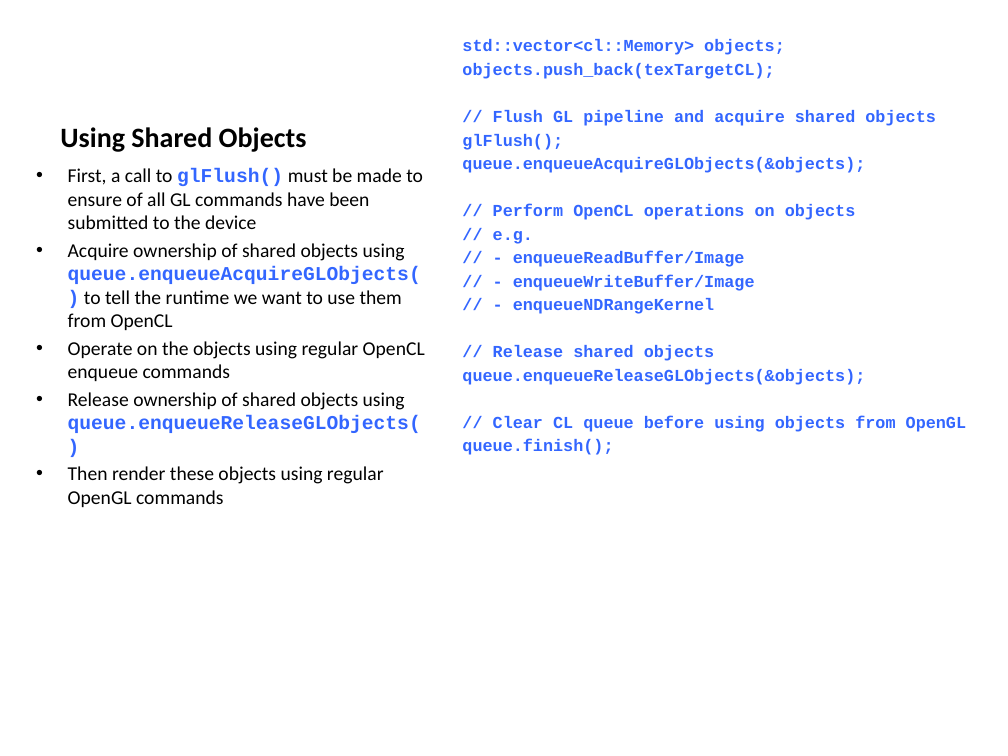
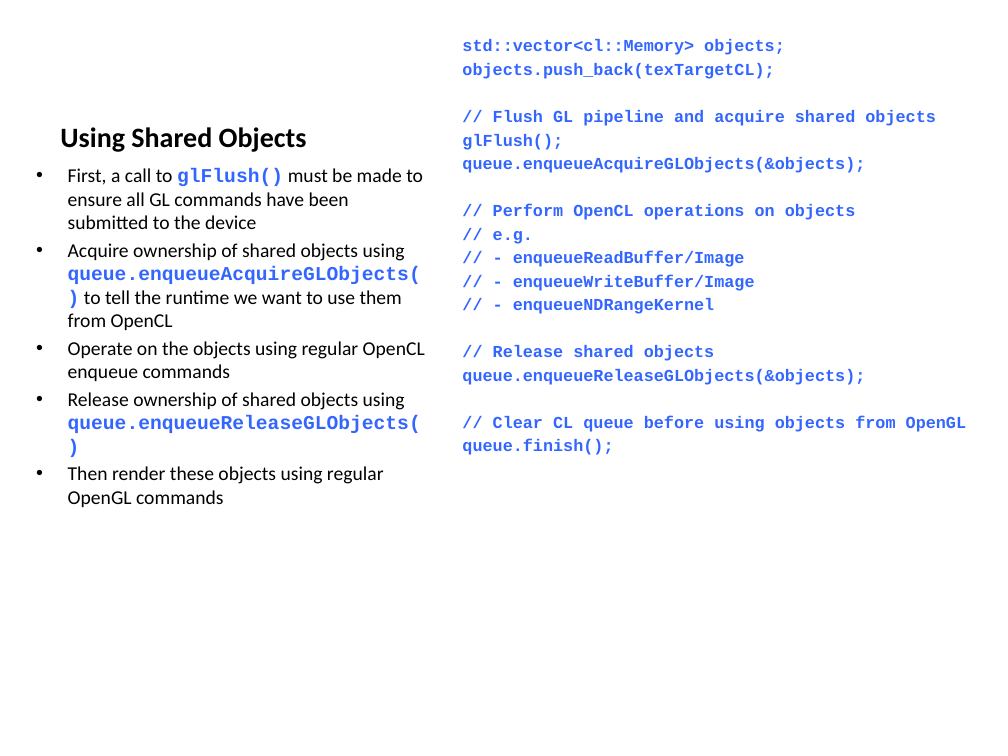
Before and after one commit to UoB-HPC/opencl-training-code, a slide deck: slide 10 of slides/advanced_part4.pptx. Drawn at 1008x756 pixels with LibreOffice and Linux fonts; fonts in the diff are those of the drawing. Boxes give left, top, right and bottom in pixels: in the first picture for what was removed or moved away, otherwise in the second. Text is boxed around its words. In the diff, an @@ line names an element or a change of style, - is before the commit and + after.

```diff
--- a/slides/advanced_part4.pptx
+++ b/slides/advanced_part4.pptx
@@ text at bbox=[68, 168, 423, 229]: text changed @@
-• First, a call to glFlush() must be made to ensure of all GL commands have been submitted to the device
+• First, a call to glFlush() must be made to ensure all GL commands have been submitted to the device
```
Also in this commit, not shown: 1 other slide changed.
